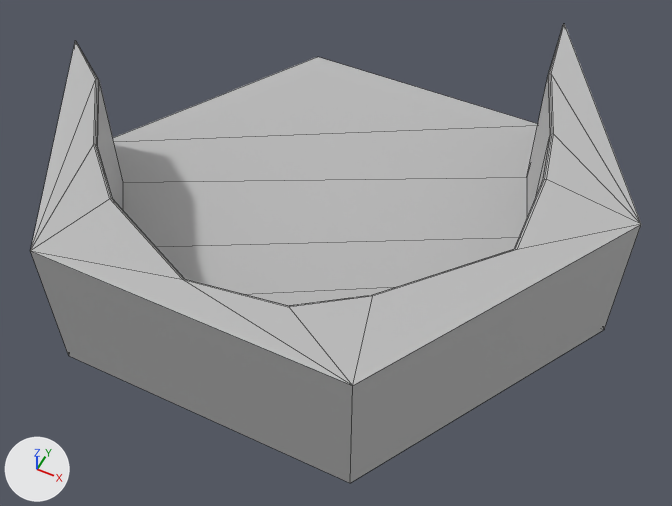
Two versions of the FBX model Ego's Precious/Assets/Models/GroundHex/hex_02_W.fbx, one commit apart.
Before and after are seen from a camera (50 mm lens) standing at (6.25, -12.25, 13.13) and looking at (0.6, -0.95, -1.0). The lights are fixed; the arrows at lower left show +X, +Y and +Z. Mesh edges are drawn as thin lines. Where no turn or scale is listed for an object, it has been applied to the vertices.

Objects in the first picture: 'hex_02_W'.
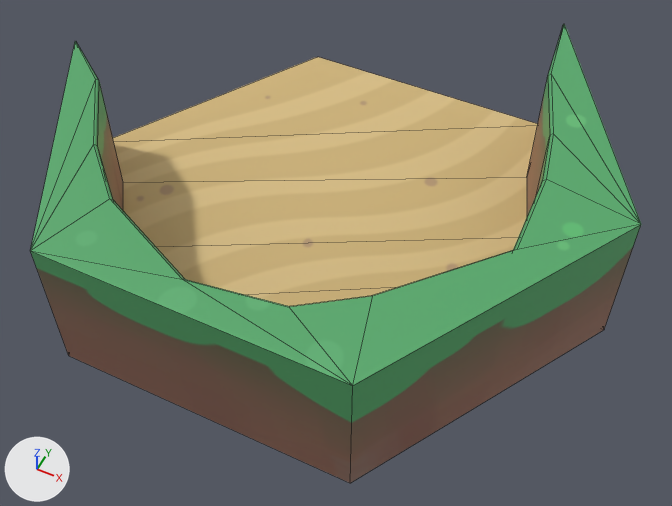
Pixel boxes (x1, y1, x2, y2) of what changed, in the pictures (672 x 506 px):
part 1 of me_mesh, cut back
    both: (75, 24, 564, 307)
part 2 of me_mesh, recoloured
    both: (30, 24, 641, 483)

The edits, one by one:
Picture 'Enviornment Texture.png' (img_enviornment_texture_png) is new.
Material 'lambert13' (mat_lambert13) is new.
Its texture is img_enviornment_texture_png.
me_mesh is used by ob_hex_02_w; location (0.0, 0.0, 0.0).
me_mesh had 70 vertices, 78 faces and spanned x -6.0..6.0, y -5.2..5.2, z -1.5..1.5.
me_mesh now has 46 vertices, 54 faces and spans x -6.0..6.0, y -5.2..5.2, z -1.5..1.5.
Part 1, on me_mesh:
24 vertices are removed from x -6.0..4.25, y -4.55..5.19, z 1.47..1.49.
35 faces are deleted.
11 new faces join them.
me_mesh part 2: 43 faces spanning x -6.0..6.0, y -5.2..5.2, z -1.5..1.5 switch from mat_lambert1 (grey #bcbcbc) to mat_lambert13 (picture img_enviornment_texture_png).
